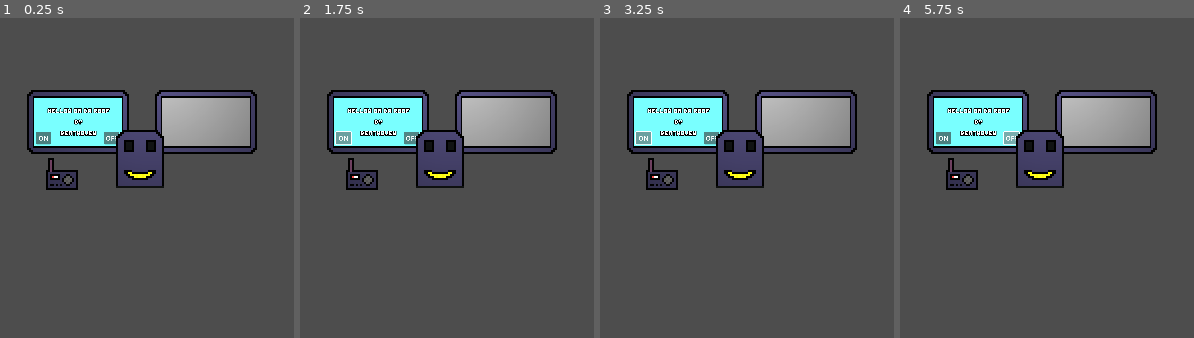
Above: before the commit, frames 1-4 (left to right).
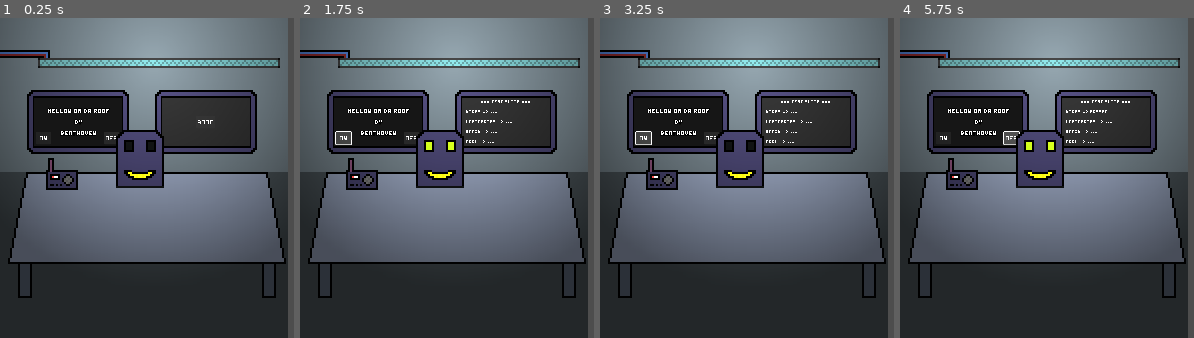
Above: after the commit, the same moments.

Repository: Glow-Project/gwj-60
Game: Godot game, scene res://levels/Lab.tscn
The game is run twice, just before and just after one commit, with the same random seed, the same clock (stepped at 60 frames per second) and the same inputs. Before the commit the project has no main scene; this scene is started directly in both runs.
Inputs (mouse positions are in pixels of both pictures, inside the frame that each line leads up to):
- Up to frame 1 (0.25 s): no input
- Up to frame 2 (1.75 s): click (505, 123) at 0.5 s, where only the run after the commit has a clickable "Boot"; click "ON" at 1.25 s
- Up to frame 3 (3.25 s): click "OFF" at 2 s; click "ON" at 2.75 s
- Up to frame 4 (5.75 s): click "OFF" at 3.5 s; click "ON" at 4.25 s; click "OFF" at 5 s

The runs differ from the first frame. In frame 1, 81% of the frame differs, in the area x 0-98%, y 0-100%; in frame 2, 82%; in frame 3, 81%; in frame 4, 82%.

Commit message:
add test suite

Diff:
--- a/components/displays/radio/RadioDisplay.tscn
+++ b/components/displays/radio/RadioDisplay.tscn
@@ -25,7 +25,7 @@
 anchor_bottom = 1.0
 grow_horizontal = 2
 grow_vertical = 2
-color = Color(0.47451, 1, 1, 1)
+color = Color(0.0862745, 0.0862745, 0.0862745, 1)
 
 [node name="Label" type="Label" parent="ColorRect"]
 texture_filter = 1
@@ -62,6 +62,7 @@
 offset_bottom = 24.0
 grow_vertical = 0
 scale = Vector2(0.2, 0.2)
+theme_override_fonts/font = ExtResource("1_gmlx3")
 text = "ON"
 
 [node name="OffButton" type="Button" parent="ColorRect"]
@@ -78,6 +79,7 @@
 grow_horizontal = 0
 grow_vertical = 0
 scale = Vector2(0.2, 0.2)
+theme_override_fonts/font = ExtResource("1_gmlx3")
 text = "OFF"
 
 [connection signal="pressed" from="ColorRect/OnButton" to="." method="_on_on_button_pressed"]
--- /dev/null
+++ b/components/displays/test_suite/TestSuite.gd
@@ -0,0 +1,43 @@
+extends Control
+
+signal boot_start()
+signal boot_success()
+signal boot_fail()
+
+@export var minigames: Array = []
+
+@onready var boot_btn: Button = %BootButton
+@onready var output: RichTextLabel = %Output
+@onready var default_output_text := output.text
+@onready var anim: AnimationPlayer = $AnimationPlayer
+
+func run_tests() -> void:
+	boot_btn.hide()
+	output.show()
+	emit_signal("boot_start")
+	var test_names := {}
+	var failed = false
+	for game in minigames:
+		var text = "%s => ..." % game.name
+		test_names[game.name] = text
+		output.text += "\n\n\n" + text
+	for game in minigames:
+		await get_tree().create_timer(randi_range(1, 5)).timeout
+		var result = game.validate()
+		var passed = result == ""
+		var text = "%s => %s" % [game.name, "PASSED" if passed else result]
+		output.text = output.text.replace(
+			test_names[game.name],
+			text)
+		if not passed:
+			emit_signal("boot_fail")
+			anim.play("test_failed")
+			await anim.animation_finished
+			output.hide()
+			output.text = default_output_text
+			failed = true
+			break
+	if not failed:
+		emit_signal("boot_success")
+	else:
+		boot_btn.show()
--- /dev/null
+++ b/components/displays/test_suite/TestSuite.tscn
@@ -0,0 +1,132 @@
+[gd_scene load_steps=7 format=3 uid="uid://bic4ao6sjlfd2"]
+
+[ext_resource type="Script" path="res://components/displays/test_suite/TestSuite.gd" id="1_dvvel"]
+[ext_resource type="FontFile" uid="uid://cimxxbq7kwgxa" path="res://assets/visual/Magero.ttf" id="1_vy316"]
+
+[sub_resource type="FontVariation" id="FontVariation_4rwaw"]
+base_font = ExtResource("1_vy316")
+
+[sub_resource type="Animation" id="Animation_uma4f"]
+resource_name = "test_failed"
+length = 6.0
+tracks/0/type = "value"
+tracks/0/imported = false
+tracks/0/enabled = true
+tracks/0/path = NodePath("ColorRect/Output:theme_override_fonts/normal_font:variation_transform")
+tracks/0/interp = 1
+tracks/0/loop_wrap = true
+tracks/0/keys = {
+"times": PackedFloat32Array(0, 5, 6),
+"transitions": PackedFloat32Array(1, 1, 1),
+"update": 0,
+"values": [Transform2D(1, 0, 0, 1, 0, 0), Transform2D(1, 0, 0, 1, 0, 0), Transform2D(10, 0, 1, 1, 0, 0)]
+}
+tracks/1/type = "value"
+tracks/1/imported = false
+tracks/1/enabled = true
+tracks/1/path = NodePath("ColorRect/Output:theme_override_colors/default_color")
+tracks/1/interp = 1
+tracks/1/loop_wrap = true
+tracks/1/keys = {
+"times": PackedFloat32Array(0, 0.4, 0.5, 0.9, 1, 1.4, 1.5, 1.9, 2, 2.4, 2.5, 2.9, 3, 3.4, 3.5, 3.9, 4, 4.4, 4.5, 4.9),
+"transitions": PackedFloat32Array(1, 1, 1, 1, 1, 1, 1, 1, 1, 1, 1, 1, 1, 1, 1, 1, 1, 1, 1, 1),
+"update": 0,
+"values": [Color(1, 1, 1, 1), Color(1, 1, 1, 1), Color(0.862745, 0.239216, 0.266667, 1), Color(0.862745, 0.239216, 0.266667, 1), Color(1, 1, 1, 1), Color(1, 1, 1, 1), Color(0.862745, 0.239216, 0.266667, 1), Color(0.862745, 0.239216, 0.266667, 1), Color(1, 1, 1, 1), Color(1, 1, 1, 1), Color(0.862745, 0.239216, 0.266667, 1), Color(0.862745, 0.239216, 0.266667, 1), Color(1, 1, 1, 1), Color(1, 1, 1, 1), Color(0.862745, 0.239216, 0.266667, 1), Color(0.862745, 0.239216, 0.266667, 1), Color(1, 1, 1, 1), Color(1, 1, 1, 1), Color(0.862745, 0.239216, 0.266667, 1), Color(0.862745, 0.239216, 0.266667, 1)]
+}
+
+[sub_resource type="Animation" id="Animation_teu62"]
+length = 0.001
+tracks/0/type = "value"
+tracks/0/imported = false
+tracks/0/enabled = true
+tracks/0/path = NodePath("ColorRect/Output:theme_override_fonts/normal_font:variation_transform")
+tracks/0/interp = 1
+tracks/0/loop_wrap = true
+tracks/0/keys = {
+"times": PackedFloat32Array(0),
+"transitions": PackedFloat32Array(1),
+"update": 0,
+"values": [Transform2D(1, 0, 0, 1, 0, 0)]
+}
+tracks/1/type = "value"
+tracks/1/imported = false
+tracks/1/enabled = true
+tracks/1/path = NodePath("ColorRect/Output:theme_override_colors/default_color")
+tracks/1/interp = 1
+tracks/1/loop_wrap = true
+tracks/1/keys = {
+"times": PackedFloat32Array(0),
+"transitions": PackedFloat32Array(1),
+"update": 0,
+"values": [Color(1, 1, 1, 1)]
+}
+
+[sub_resource type="AnimationLibrary" id="AnimationLibrary_avwyo"]
+_data = {
+"RESET": SubResource("Animation_teu62"),
+"test_failed": SubResource("Animation_uma4f")
+}
+
+[node name="TestSuite" type="Control"]
+layout_mode = 3
+anchor_right = 1.0
+anchor_bottom = 1.0
+grow_horizontal = 2
+grow_vertical = 2
+script = ExtResource("1_dvvel")
+
+[node name="ColorRect" type="ColorRect" parent="."]
+layout_mode = 1
+anchors_preset = -1
+anchor_right = 1.0
+anchor_bottom = 1.0
+color = Color(0.0862745, 0.0862745, 0.0862745, 1)
+
+[node name="BootButton" type="Button" parent="ColorRect"]
+unique_name_in_owner = true
+texture_filter = 1
+layout_mode = 1
+anchors_preset = 8
+anchor_left = 0.5
+anchor_top = 0.5
+anchor_right = 0.5
+anchor_bottom = 0.5
+offset_left = -5.0
+offset_top = -3.0
+offset_right = 43.0
+offset_bottom = 28.0
+grow_horizontal = 2
+grow_vertical = 2
+scale = Vector2(0.2, 0.2)
+theme_override_fonts/font = ExtResource("1_vy316")
+text = "Boot"
+
+[node name="Output" type="RichTextLabel" parent="ColorRect"]
+unique_name_in_owner = true
+visible = false
+texture_filter = 1
+custom_minimum_size = Vector2(50, 50)
+layout_direction = 1
+layout_mode = 1
+anchors_preset = 8
+anchor_left = 0.5
+anchor_top = 0.5
+anchor_right = 0.5
+anchor_bottom = 0.5
+offset_left = -20.0
+offset_top = -11.0
+offset_right = 267.0
+offset_bottom = 163.0
+grow_horizontal = 2
+grow_vertical = 2
+scale = Vector2(0.15, 0.15)
+theme_override_colors/default_color = Color(1, 1, 1, 1)
+theme_override_fonts/normal_font = SubResource("FontVariation_4rwaw")
+text = "          === Test suite ==="
+
+[node name="AnimationPlayer" type="AnimationPlayer" parent="."]
+libraries = {
+"": SubResource("AnimationLibrary_avwyo")
+}
+
+[connection signal="pressed" from="ColorRect/BootButton" to="." method="run_tests"]
--- /dev/null
+++ b/components/robot_head/RobotHead.gd
@@ -0,0 +1,22 @@
+extends Node2D
+class_name RobotHead
+
+@onready var anim: AnimationPlayer = $AnimationPlayer
+@onready var sprite: AnimatedSprite2D = $AnimatedSprite2D
+@onready var particles: GPUParticles2D = $GPUParticles2D
+
+func start_booting() -> void:
+	anim.play("booting")
+
+func success_boot() -> void:
+	anim.stop()
+	sprite.play("green")
+
+func fail_boot() -> void:
+	anim.play("crazy")
+	await get_tree().create_timer(5).timeout
+	anim.stop()
+	sprite.play("off")
+	particles.emitting = true
+	await get_tree().create_timer(5).timeout
+	particles.emitting = false
--- a/components/robot_head/RobotHead.tscn
+++ b/components/robot_head/RobotHead.tscn
@@ -1,6 +1,18 @@
-[gd_scene load_steps=10 format=3 uid="uid://sbcwvyngkfhg"]
+[gd_scene load_steps=13 format=3 uid="uid://sbcwvyngkfhg"]
 
+[ext_resource type="Script" path="res://components/robot_head/RobotHead.gd" id="1_a57sc"]
 [ext_resource type="Texture2D" uid="uid://cl7pxlcs7oyvl" path="res://assets/visual/robot_head.png" id="1_pv0nw"]
+[ext_resource type="Texture2D" uid="uid://c8smc6uxn83og" path="res://assets/visual/smoke.png" id="2_jpw78"]
+
+[sub_resource type="ParticleProcessMaterial" id="ParticleProcessMaterial_pwoyj"]
+emission_shape = 1
+emission_sphere_radius = 10.0
+particle_flag_disable_z = true
+gravity = Vector3(0, -10, 0)
+orbit_velocity_min = 0.0
+orbit_velocity_max = 0.0
+scale_min = 0.2
+scale_max = 0.25
 
 [sub_resource type="AtlasTexture" id="AtlasTexture_ot7ov"]
 atlas = ExtResource("1_pv0nw")
@@ -94,6 +106,14 @@
 }
 
 [node name="RobotHead" type="Node2D"]
+script = ExtResource("1_a57sc")
+
+[node name="GPUParticles2D" type="GPUParticles2D" parent="."]
+emitting = false
+amount = 50
+process_material = SubResource("ParticleProcessMaterial_pwoyj")
+texture = ExtResource("2_jpw78")
+lifetime = 10.0
 
 [node name="AnimatedSprite2D" type="AnimatedSprite2D" parent="."]
 texture_filter = 1
--- a/levels/Lab.gd
+++ b/levels/Lab.gd
@@ -1,11 +1,23 @@
 extends Node2D
 
 var radio_display_scene := preload("res://components/displays/radio/RadioDisplay.tscn")
+var test_suite_scene := preload("res://components/displays/test_suite/TestSuite.tscn")
+
+@onready var robot_head: RobotHead = $RobotHead
 
 func _ready() -> void:
 	boot_radio_screen()
+	boot_test_suite_screen()
 
 func boot_radio_screen() -> void:
 	var radio_display = radio_display_scene.instantiate()
 	radio_display.connect("radio_update", func(on: bool): $Radio.playing = on)
 	$RadioScreen.child_scene = radio_display
+
+func boot_test_suite_screen() -> void:
+	var test_suite = test_suite_scene.instantiate()
+	test_suite.minigames = $Minigames.get_children()
+	test_suite.connect("boot_start", func(): robot_head.start_booting())
+	test_suite.connect("boot_success", func(): robot_head.success_boot())
+	test_suite.connect("boot_fail", func(): robot_head.fail_boot())
+	$TestSuiteScreen.child_scene = test_suite
--- a/levels/Lab.tscn
+++ b/levels/Lab.tscn
@@ -1,11 +1,13 @@
-[gd_scene load_steps=7 format=3 uid="uid://dlgrxiwyhn8fr"]
+[gd_scene load_steps=9 format=3 uid="uid://dlgrxiwyhn8fr"]
 
 [ext_resource type="Script" path="res://levels/Lab.gd" id="1_6l1vn"]
+[ext_resource type="Texture2D" uid="uid://pxa383pokret" path="res://assets/visual/lab.png" id="1_hbbn5"]
 [ext_resource type="Texture2D" uid="uid://wjsaeatnm74p" path="res://assets/visual/light.png" id="2_x2ckh"]
 [ext_resource type="PackedScene" uid="uid://d11v00xqu2xym" path="res://components/radio/Radio.tscn" id="4_yen6p"]
 [ext_resource type="AudioStream" uid="uid://cwte4lqwvpwq8" path="res://assets/audio/MellowOnDaRoof.mp3" id="5_oled1"]
 [ext_resource type="PackedScene" uid="uid://b4usrek4ic1fn" path="res://components/screen/Screen.tscn" id="6_8ncxa"]
 [ext_resource type="PackedScene" uid="uid://sbcwvyngkfhg" path="res://components/robot_head/RobotHead.tscn" id="7_1vc8v"]
+[ext_resource type="PackedScene" uid="uid://vc5njlr718k" path="res://levels/mock_minigame/MockMinigame.tscn" id="8_nlr1q"]
 
 [node name="Lab" type="Node2D"]
 script = ExtResource("1_6l1vn")
@@ -13,6 +15,7 @@
 [node name="Sprite2D" type="Sprite2D" parent="."]
 modulate = Color(0.352941, 0.352941, 0.352941, 1)
 texture_filter = 1
+texture = ExtResource("1_hbbn5")
 centered = false
 
 [node name="PointLight2D" type="PointLight2D" parent="."]
@@ -30,8 +33,19 @@
 [node name="RadioScreen" parent="." instance=ExtResource("6_8ncxa")]
 position = Vector2(39, 52)
 
-[node name="Screen2" parent="." instance=ExtResource("6_8ncxa")]
+[node name="TestSuiteScreen" parent="." instance=ExtResource("6_8ncxa")]
 position = Vector2(103, 52)
 
 [node name="RobotHead" parent="." instance=ExtResource("7_1vc8v")]
 position = Vector2(70, 69)
+
+[node name="Minigames" type="Node2D" parent="."]
+
+[node name="Wires" parent="Minigames" instance=ExtResource("8_nlr1q")]
+
+[node name="LogicGates" parent="Minigames" instance=ExtResource("8_nlr1q")]
+
+[node name="Brain" parent="Minigames" instance=ExtResource("8_nlr1q")]
+
+[node name="Mock" parent="Minigames" instance=ExtResource("8_nlr1q")]
+result = "Something went wrong"
--- /dev/null
+++ b/levels/mock_minigame/MockMinigame.gd
@@ -0,0 +1,6 @@
+extends Node2D
+
+@export var result: String
+
+func validate() -> String:
+	return result
--- /dev/null
+++ b/levels/mock_minigame/MockMinigame.tscn
@@ -0,0 +1,6 @@
+[gd_scene load_steps=2 format=3 uid="uid://vc5njlr718k"]
+
+[ext_resource type="Script" path="res://levels/mock_minigame/MockMinigame.gd" id="1_mjmv3"]
+
+[node name="MockMinigame" type="Node2D"]
+script = ExtResource("1_mjmv3")
--- a/project.godot
+++ b/project.godot
@@ -11,6 +11,7 @@
 [application]
 
 config/name="Robot Mechanic"
+run/main_scene="res://levels/Lab.tscn"
 config/features=PackedStringArray("4.1", "Forward Plus")
 config/icon="res://icon.svg"
 
Binary file added: assets/visual/smoke.aseprite
Binary file added: assets/visual/smoke.png
Not shown, added: assets/visual/smoke.png.import
Binary file removed: visuals/jack.aseprite
